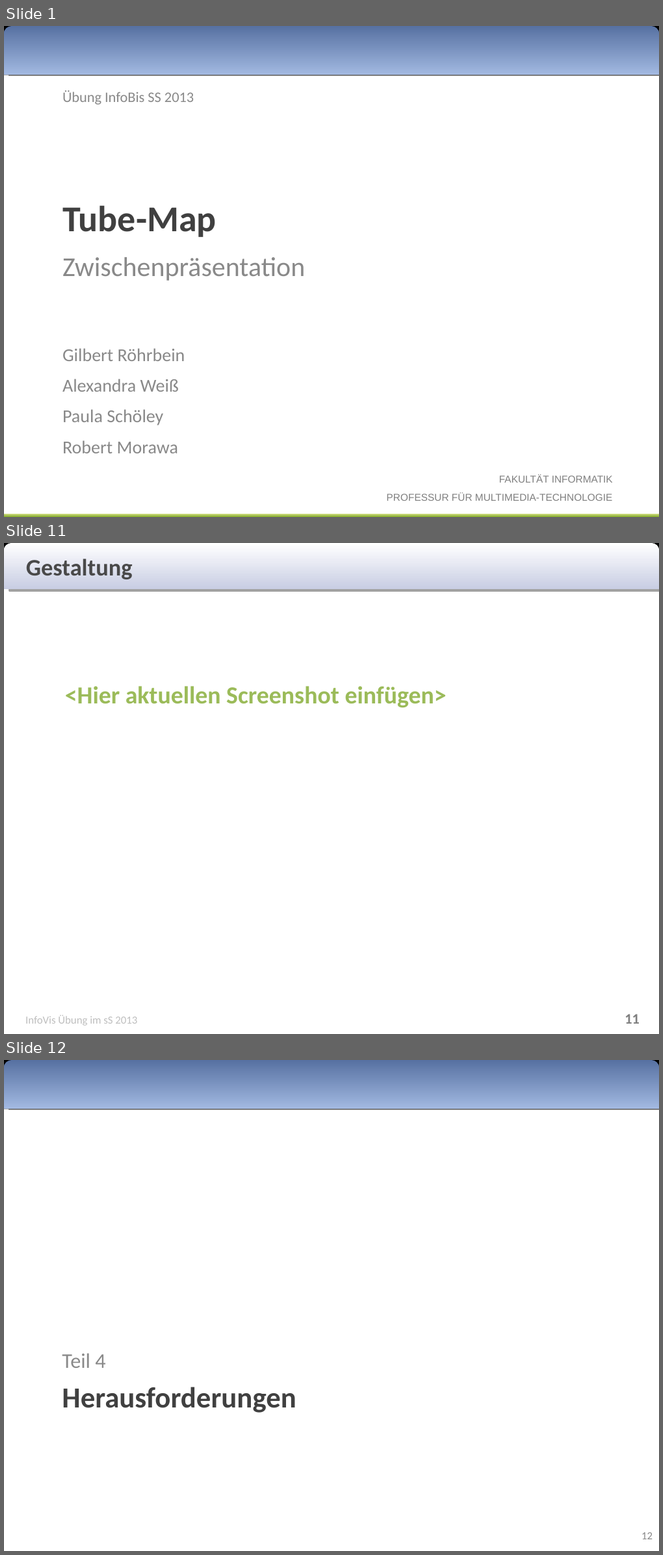
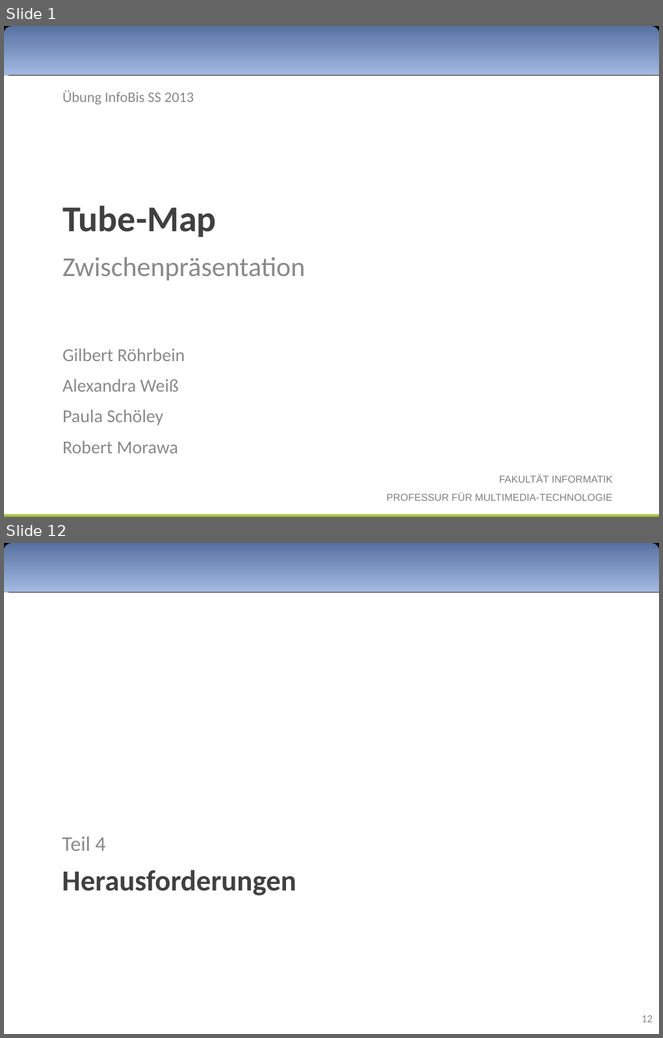
Before and after one commit to Rajikarubijua/bushumappu, a slide deck: presentation/zwischenpräsentation.odp. Shown one above the other, each under a label of ours: slides 1, 11 and 12 before the commit, slides 1 and 12 after it; the slides between them are not shown. The pictures are 663x1555 and 663x1038 pixels, drawn with LibreOffice and Linux fonts; fonts in the diff are those of the drawing; background and template pictures are left out. Boxes give left, top, right and bottom in pixels: in the first picture for what was removed or moved away, otherwise in the second. Text is boxed around its words. In the diff, an @@ line names an element or a change of style, - is before the commit and + after.

```diff
--- a/presentation/zwischenpräsentation.odp
+++ b/presentation/zwischenpräsentation.odp
@@ slide 11 removed at (x1=4, y1=543, x2=659, y2=1034), background #FFFFFF @@
@@ rectangle removed at (x1=4, y1=543, x2=659, y2=589) @@
@@ freeform shape removed at (x1=4, y1=543, x2=659, y2=590) @@
@@ text removed at (x1=26, y1=559, x2=133, y2=579) @@
-Gestaltung
@@ text removed at (x1=65, y1=686, x2=447, y2=708) @@
-<Hier aktuellen Screenshot einfügen>
@@ text removed at (x1=25, y1=1016, x2=137, y2=1026) @@
-InfoVis Übung im sS 2013
@@ page number removed at (x1=625, y1=1014, x2=640, y2=1024) @@
-11
```
Also in this commit, not shown: 14 slides changed, 4 slides added, 1 other slide removed.
